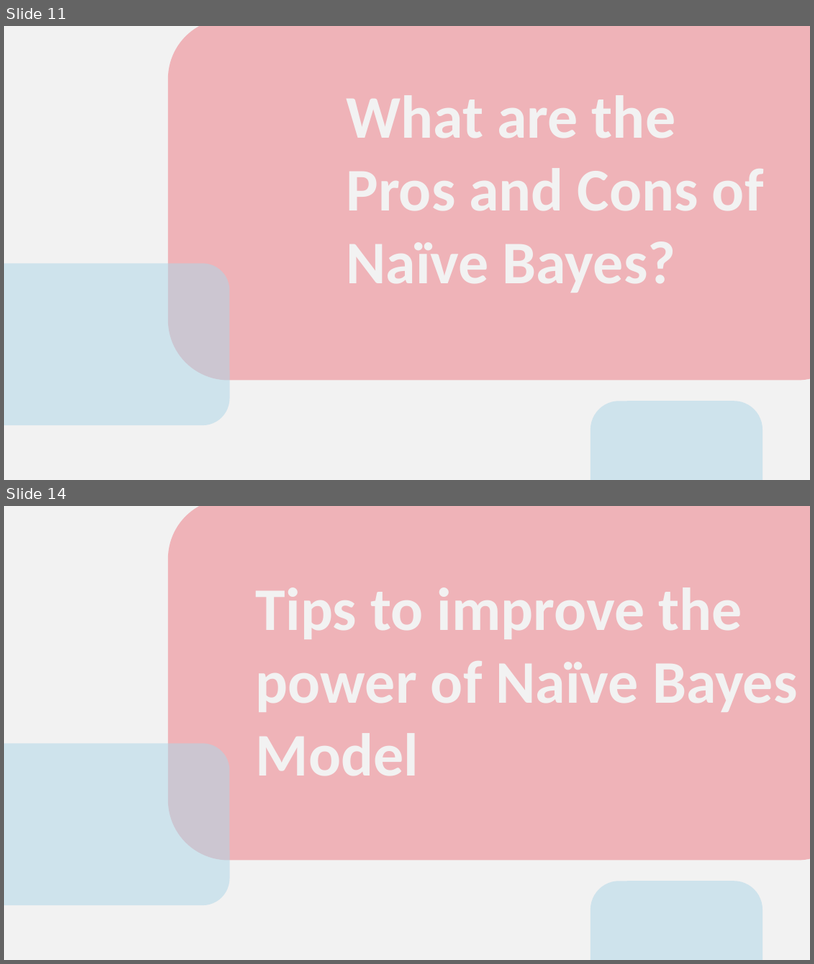
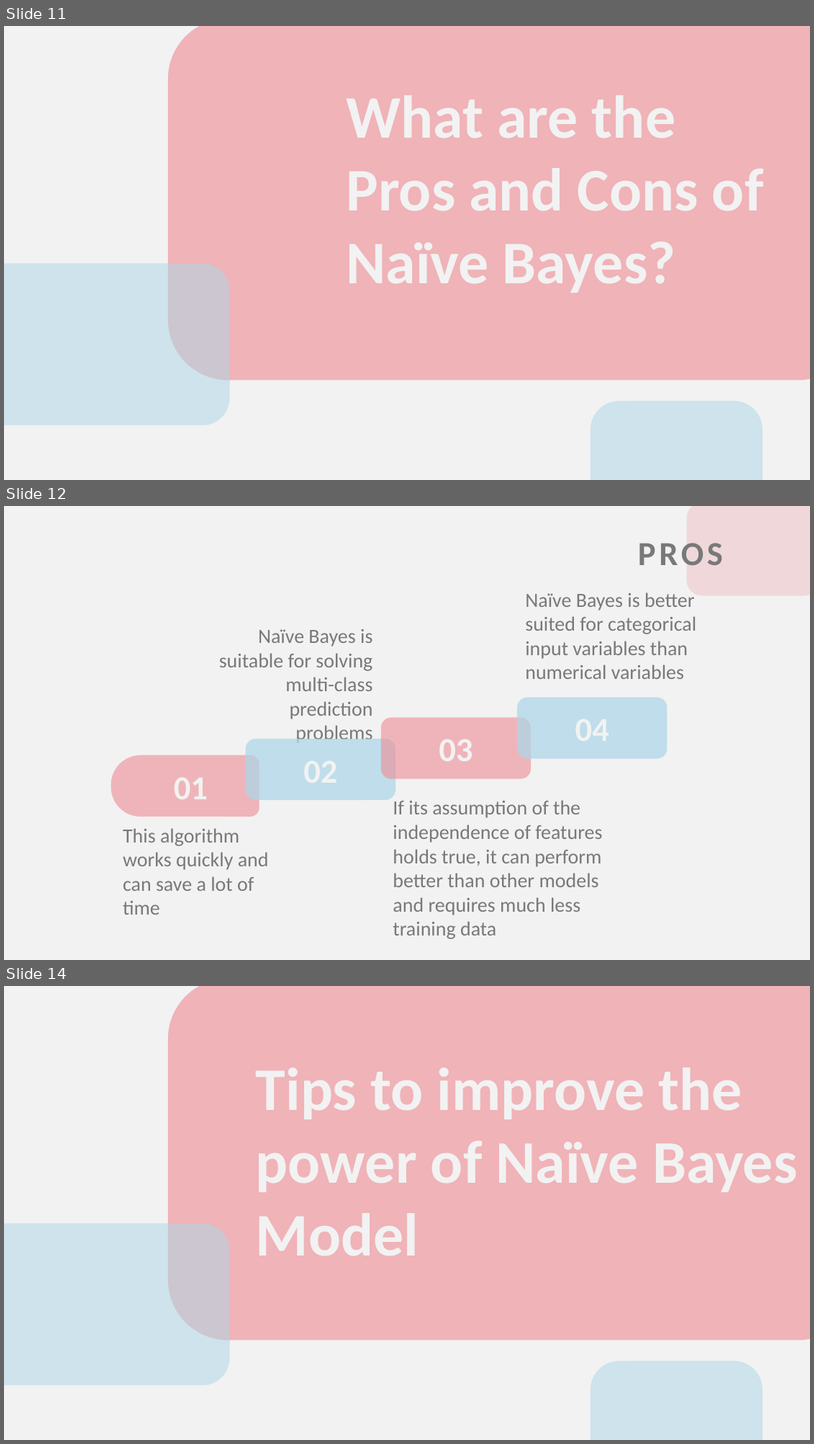
Before and after one commit to Yasmeenmad/data_science_assignments, a slide deck: Week6/Intro_to_Modeling_and_Basic_Concepts/Naive Bayes Classifier.pptx. Shown one above the other, each under a label of ours: slides 11 and 14 before the commit, slides 11, 12 and 14 after it; the slides between them are not shown. The pictures are 814x964 and 814x1444 pixels, drawn with LibreOffice and Linux fonts; fonts in the diff are those of the drawing. Boxes give left, top, right and bottom in pixels: in the first picture for what was removed or moved away, otherwise in the second. Text is boxed around its words. In the diff, an @@ line names an element or a change of style, - is before the commit and + after.

```diff
--- a/Week6/Intro_to_Modeling_and_Basic_Concepts/Naive Bayes Classifier.pptx
+++ b/Week6/Intro_to_Modeling_and_Basic_Concepts/Naive Bayes Classifier.pptx
@@ slide 12 added at (4,506,810,960), background #F2F2F2 @@
@@ rounded rectangle added at (687,506,810,596), fill #EE8C94 at 25% opacity @@
@@ title added at (638,543,723,565), 30 pt, text #797979, bold @@
+PROS
@@ text added at (525,592,697,679), 18 pt, text #797979 @@
+Naïve Bayes is better suited for categorical input variables than numerical variables
@@ text added at (219,629,373,743), 18 pt, text #797979 @@
+Naïve Bayes is suitable for solving multi-class prediction problems
@@ rounded rectangle added at (517,697,668,759), fill #AED7E8 at 74% opacity @@
@@ rounded rectangle added at (381,717,531,779), fill #EE8C94 at 60% opacity @@
@@ rounded rectangle added at (246,739,396,800), fill #AED7E8 at 74% opacity @@
@@ text added at (439,739,473,761), 30 pt, text #F2F2F2, bold @@
+03
@@ round same rect added at (111,755,260,816), fill #EE8C94 at 60% opacity @@
@@ text added at (174,777,208,799), 30 pt, text #F2F2F2, bold @@
+01
@@ text added at (393,800,602,939), 18 pt, text #797979 @@
+If its assumption of the independence of features
+holds true, it can perform
+better than other models and requires much less training data
@@ text added at (123,828,269,914), 18 pt, text #797979 @@
+This algorithm works quickly and can save a lot of time
```
Also in this commit, not shown: 3 slides changed, 1 slide removed.
